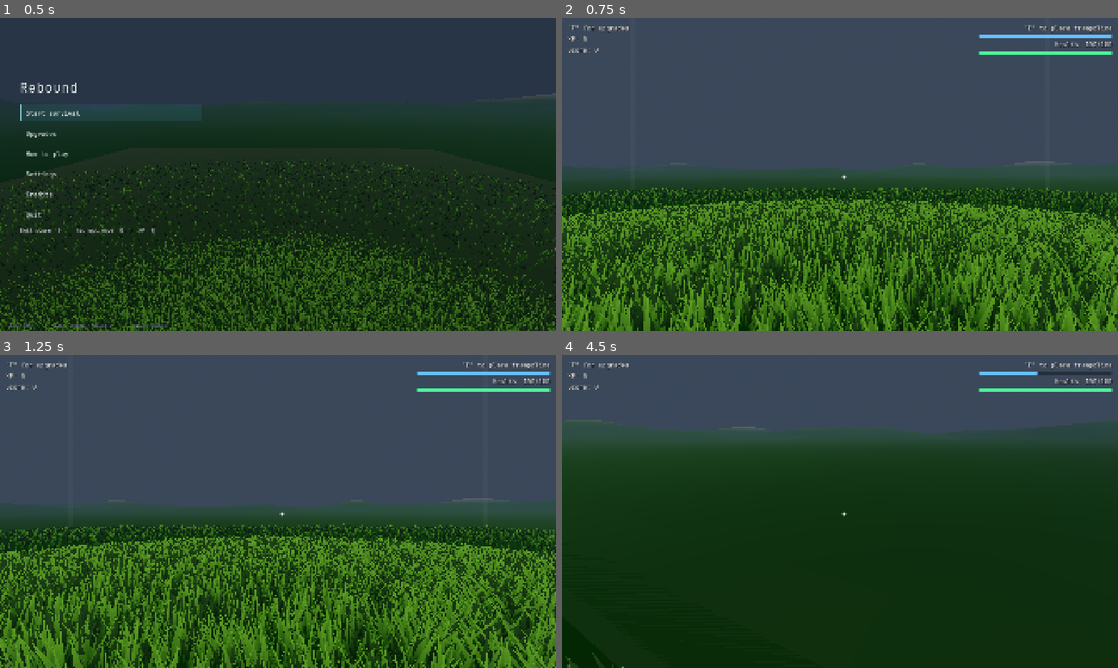
Above: before the commit, frames 1-4 (two rows, left to right).
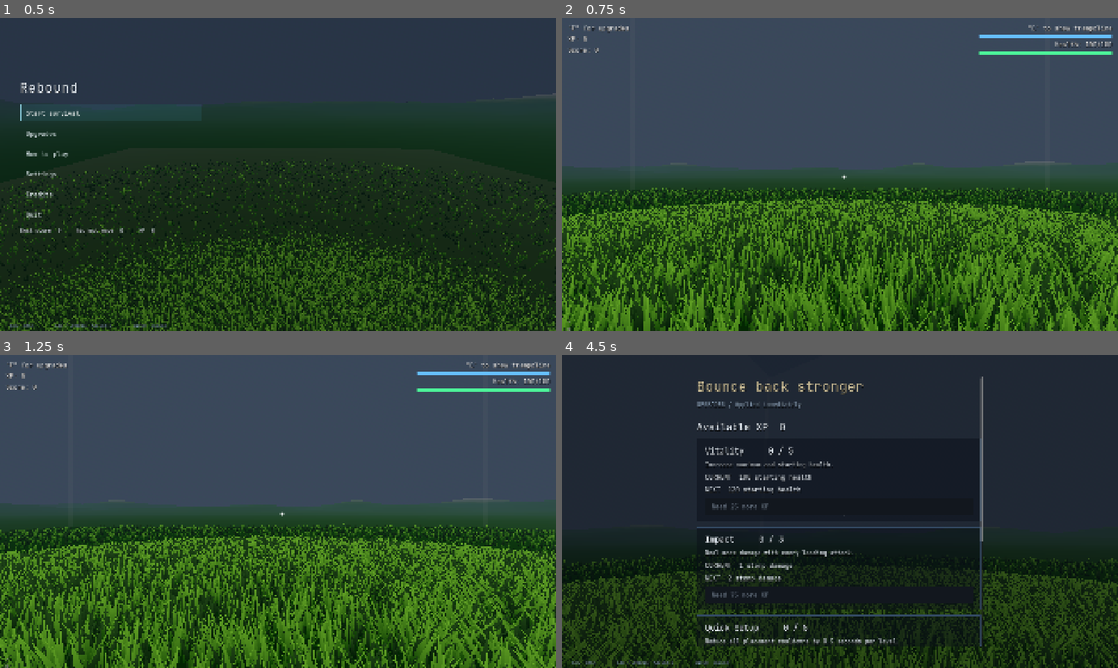
Above: after the commit, the same moments.

Repository: Error403Allowed/Rebound
Game: Godot game, scene res://UI/boot.tscn
Same seed, same stepped clock (60 frames per second), same inputs: the game is played once before the commit and once after it.
Inputs (mouse positions are in pixels of both pictures, inside the frame that each line leads up to):
- Up to frame 1 (0.5 s): no input
- Up to frame 2 (0.75 s): click "Start survival" at 0.5 s
- Up to frame 3 (1.25 s): no input
- Up to frame 4 (4.5 s): tap Enter at 1.25 s; move the mouse to (867, 511) at 1.27 s; hold W 1.28-3.5 s; tap E at 1.35 s; click (867, 511) at 1.42 s; tap Space at 1.52, 2.27 s; move the mouse to (812, 511) at 2.02 s; tap Q at 2.1 s; move the mouse to (851, 505) at 2.77 s; tap R at 2.85 s; click "OK" at 3.5 s; move the mouse to (834, 517) at 4.27 s; hold W from 4.28 s (still down); tap F at 4.35 s; click (834, 517) at 4.42 s

Frame 1 is identical in both runs. In frame 2, less than 0.1% of the frame differs, in the area x 83-92%, y 2-5%; in frame 3, less than 0.1%; in frame 4, 63%, in the area x 0-100%, y 0-100%.
Error before the commit: Parse Error: Function "_update_music" has the same name as a previously declared function. (res://Scenes/wave_manager.gd:97)

Commit message:
Fix duplicate music update function and import tracks

Diff:
--- a/Scenes/wave_manager.gd
+++ b/Scenes/wave_manager.gd
@@ -94,15 +94,6 @@
 	else:
 		MusicManager.play_combat()
 
-func _update_music() -> void:
-	if player == null:
-		return
-	var danger := alive >= 7 or wave >= 8 or float(player.health) / maxf(1.0, float(player.max_health)) < 0.35
-	if danger:
-		MusicManager.play_danger()
-	else:
-		MusicManager.play_combat()
-
 func _start_wave() -> void:
 	wave += 1
 	in_break = false
Not shown, added: Assets/Audio/Music/combat_theme.mp3.import
Not shown, added: Assets/Audio/Music/danger_theme.mp3.import
Not shown, added: Assets/Audio/Music/menu_theme.mp3.import
